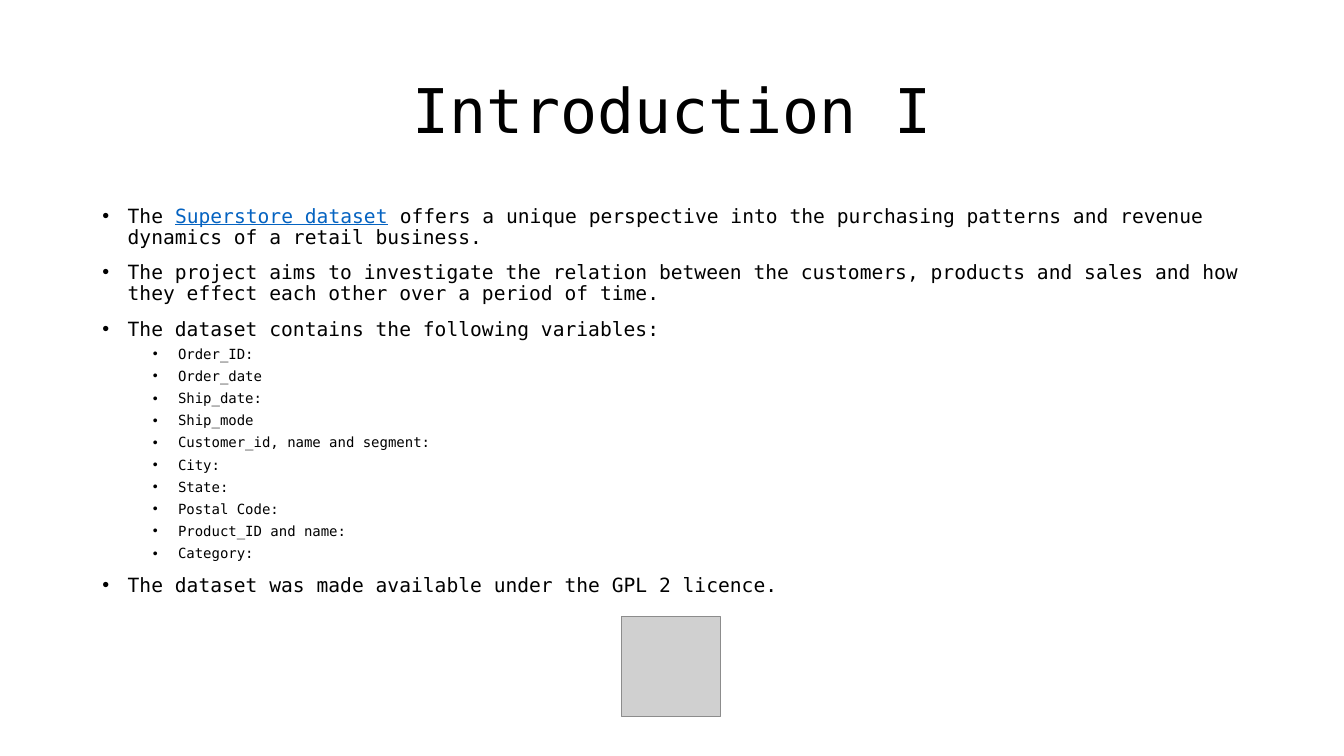
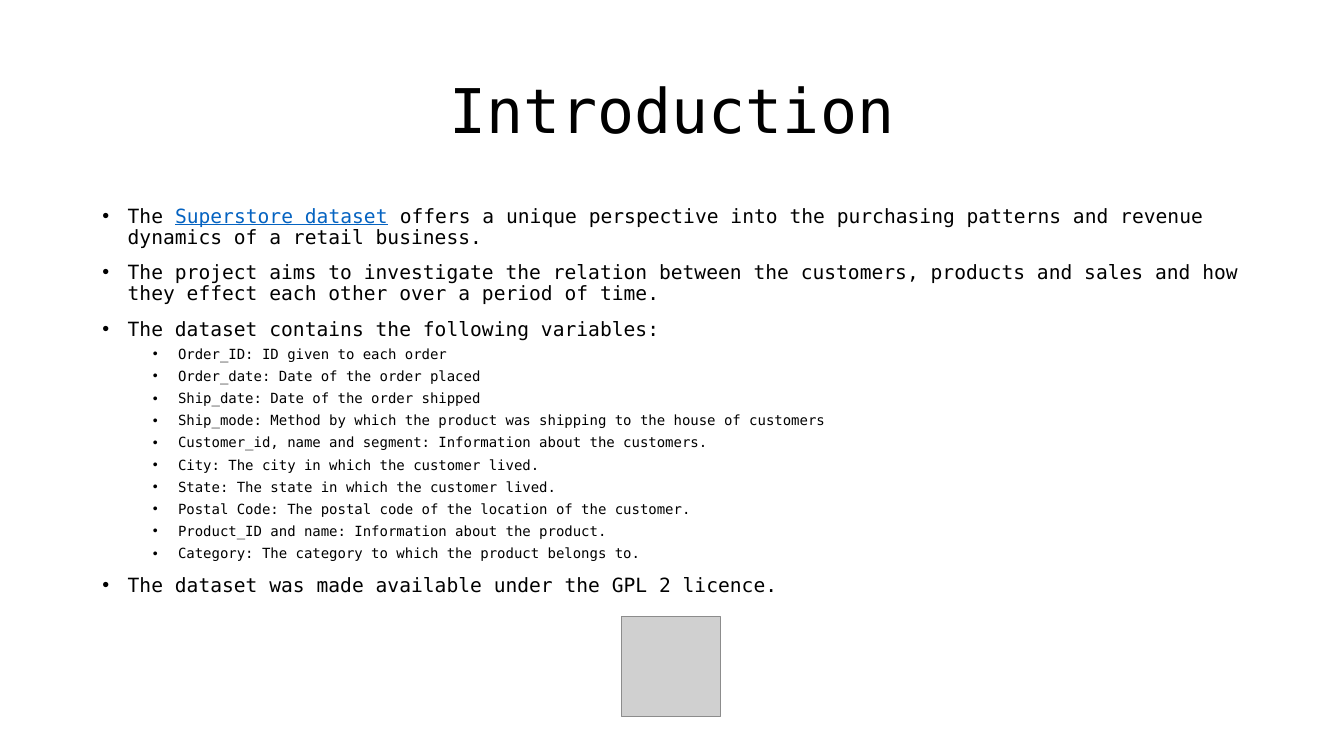
Before and after one commit to duy4nt/Data-Analysis, a slide deck: slide 3 of SuperstoreSalesAnalysis/Superstore Dataset Analysis.pptx. Drawn at 1344x756 pixels with LibreOffice and Linux fonts; fonts in the diff are those of the drawing; grey boxes stand for pictures. Boxes give left, top, right and bottom in pixels: in the first picture for what was removed or moved away, otherwise in the second. Text is boxed around its words. In the diff, an @@ line names an element or a change of style, - is before the commit and + after.

```diff
--- a/SuperstoreSalesAnalysis/Superstore Dataset Analysis.pptx
+++ b/SuperstoreSalesAnalysis/Superstore Dataset Analysis.pptx
@@ title at box(449, 86, 894, 134): text changed @@
-Introduction I
+Introduction
@@ text at box(178, 348, 825, 561): text changed @@
-  • Order_ID:
-  • Order_date
-  • Ship_date:
-  • Ship_mode
-  • Customer_id, name and segment:
-  • City:
-  • State:
-  • Postal Code:
-  • Product_ID and name:
-  • Category:
+  • Order_ID: ID given to each order
+  • Order_date: Date of the order placed
+  • Ship_date: Date of the order shipped
+  • Ship_mode: Method by which the product was shipping to the house of customers
+  • Customer_id, name and segment: Information about the customers.
+  • City: The city in which the customer lived.
+  • State: The state in which the customer lived.
+  • Postal Code: The postal code of the location of the customer.
+  • Product_ID and name: Information about the product.
+  • Category: The category to which the product belongs to.
```
Also in this commit, not shown: 3 other slides changed, 15 slides added, 18 slides removed, 2 other files.
